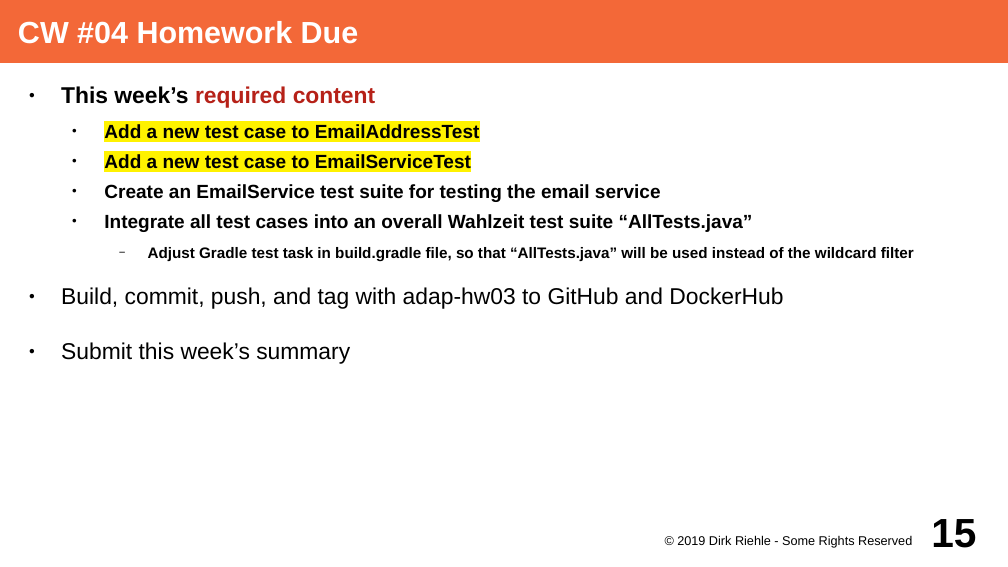
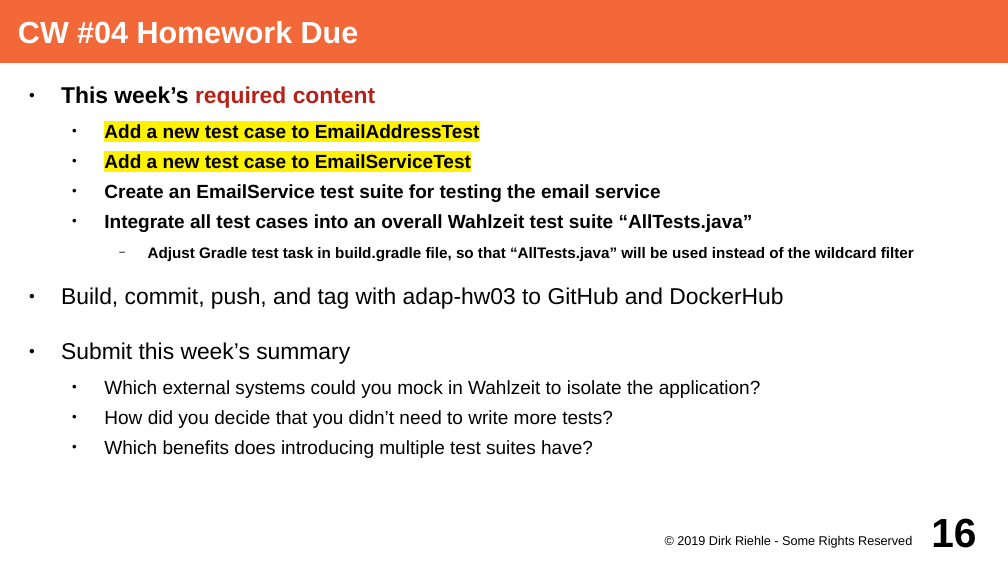
Before and after one commit to dirkriehle/adap-course, a slide deck: slide 16 of Lecture Slides/ADAP A02 - Course Schedule.odp (slide 15 before the commit). Drawn at 1008x567 pixels with LibreOffice and Linux fonts; fonts in the diff are those of the drawing. Boxes give left, top, right and bottom in pixels: in the first picture for what was removed or moved away, otherwise in the second. Text is boxed around its words. In the diff, an @@ line names an element or a change of style, - is before the commit and + after.

Commit message:
Updated homework and project set-up for WS 2019/20.

```diff
--- a/Lecture Slides/ADAP A02 - Course Schedule.odp
+++ b/Lecture Slides/ADAP A02 - Course Schedule.odp
@@ text at box(104, 380, 761, 458): paragraphs added @@
+  ● Which external systems could you mock in Wahlzeit to isolate the application?
+  ● How did you decide that you didn’t need to write more tests?
+  ● Which benefits does introducing multiple test suites have?
@@ page number at box(931, 518, 976, 548): text changed @@
-15
+16
```
Also in this commit, not shown: 22 other slides changed, 1 slide added, 3 other files.
